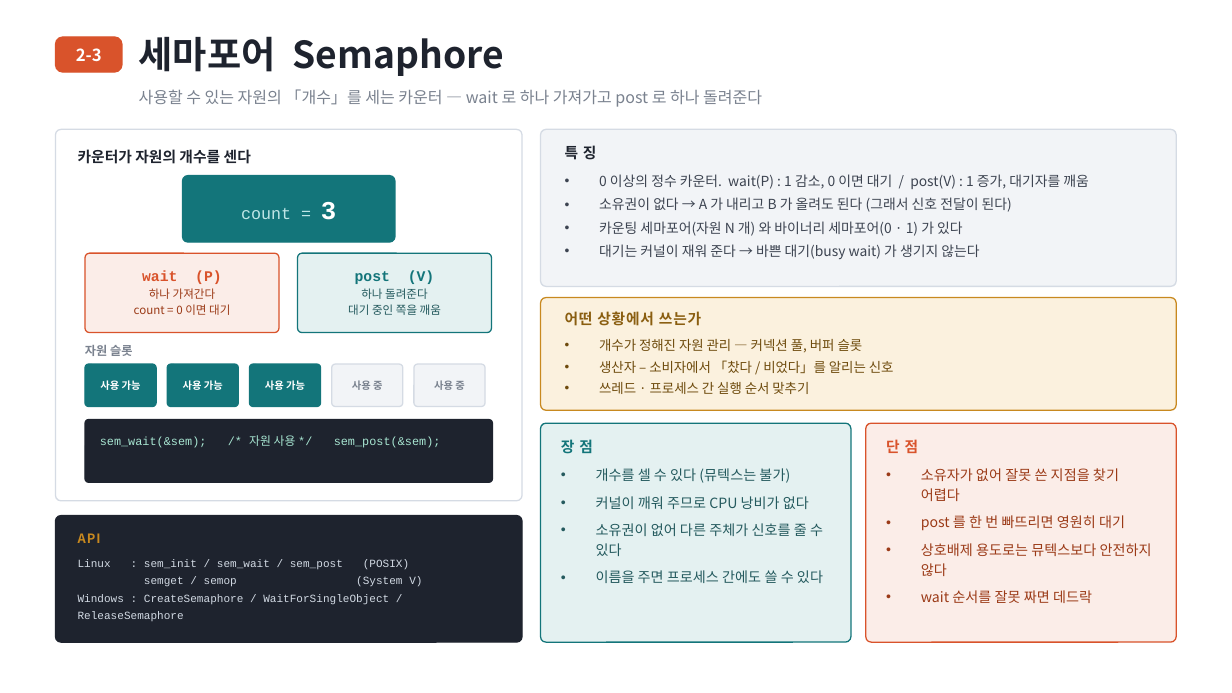
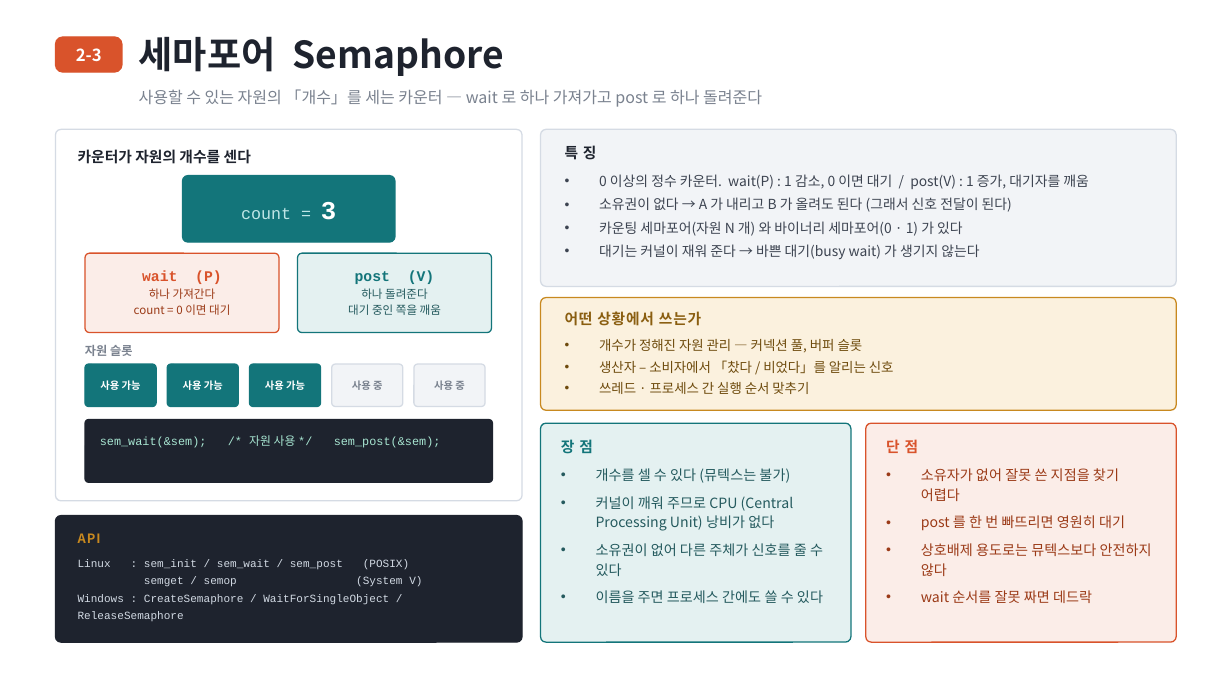
Before and after one commit to harley-hwan/IpcProc, a slide deck: slide 13 of ref/발표자료/IPC_발표자료.pptx. Drawn at 1232x693 pixels with LibreOffice and Linux fonts; fonts in the diff are those of the drawing. Boxes give left, top, right and bottom in pixels: in the first picture for what was removed or moved away, otherwise in the second. Text is boxed around its words. In the diff, an @@ line names an element or a change of style, - is before the commit and + after.

```diff
--- a/ref/발표자료/IPC_발표자료.pptx
+++ b/ref/발표자료/IPC_발표자료.pptx
@@ text at (x1=596, y1=496, x2=794, y2=531): text changed @@
-• 커널이 깨워 주므로 CPU 낭비가 없다
+• 커널이 깨워 주므로 CPU (Central Processing Unit) 낭비가 없다
```
Also in this commit, not shown: 6 other slides changed, 2 other files.
